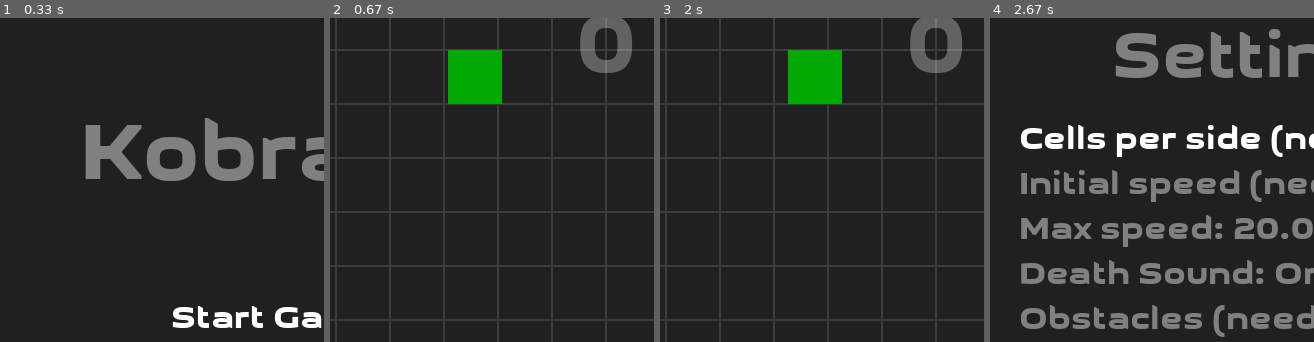
Above: before the commit, frames 1-4 (left to right).
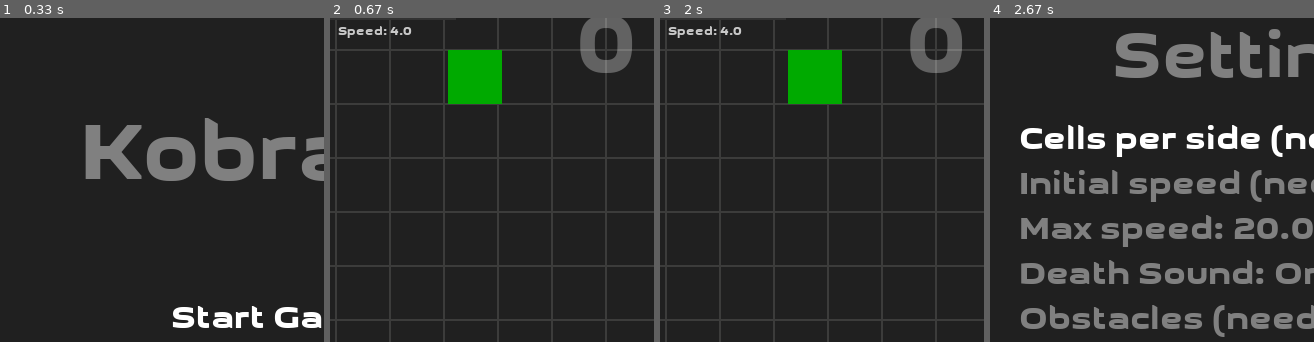
Above: after the commit, the same moments.

Repository: fossguild/naja
Game: pygame game, started from kobra.py
Same seed, same stepped clock (60 frames per second), same inputs: the game is played once before the commit and once after it.
Inputs:
- Up to frame 1 (0.33 s): no input
- Up to frame 2 (0.67 s): click "Start Game" at 0.38 s
- Up to frame 3 (2 s): hold Up 0.67-1.13 s; tap Enter at 1.67 s
- Up to frame 4 (2.67 s): tap A at 2 s; tap M at 2.33 s
The pictures show only the part of the screen within x 7-57%, y 3-53%; the shares and areas given below are measured in that part.

Frame 1 is identical in both runs. In frame 2, 0.3% of the frame differs, in the area x 2-25%, y 2-7%; in frame 3, 0.3%; in frame 4, nothing differs.

Commit message:
feat : add snake speed bar

Diff:
--- a/kobra.py
+++ b/kobra.py
@@ -514,6 +514,64 @@
     hint_rect.top = icon_y + icon_size + gap
     state.arena.blit(hint_surf, hint_rect)
 
+##
+## Draws a speed bar that shows how close to the maximum speed the player currently is
+##
+
+def draw_speed_bar(
+    state: GameState, assets: GameAssets, settings: GameSettings
+) -> None:
+    """Draw a horizontal bar showing the snake's current speed.
+
+    The bar fills proportionally based on the current snake speed.
+    It's drawn in the top-left corner for visibility and uses
+    consistent proportional scaling like other UI elements.
+
+    Args:
+        state: GameState instance
+        assets: GameAssets instance
+        settings: GameSettings instance
+    """
+    # --- Configuration ---
+    min_speed = settings.get("initial_speed")
+    max_speed = settings.get("max_speed")
+    current_speed = state.snake.speed
+
+    # --- Geometry ---
+    padding_x = int(state.width * 0.02)
+    padding_y = int(state.height * 0.02)
+    bar_width = int(state.width * 0.25)
+    bar_height = int(state.height * 0.02)
+    gap = 6  # pixels between bar and label
+
+    # --- Colors ---
+    # Bar color changes smoothly from green (slow) to red (fast)
+    ratio = (current_speed - min_speed) / (max_speed - min_speed)
+    ratio = max(0, min(ratio, 1))
+    bar_color = (
+        int(255 * ratio),  # Red increases with speed
+        int(255 * (1 - ratio)),  # Green decreases with speed
+        0,
+    )
+    border_color = (50, 50, 50)
+    text_color = (200, 200, 200)
+
+    # --- Bar Position ---
+    bar_x = padding_x
+    bar_y = padding_y
+
+    # --- Draw background and filled bar ---
+    pygame.draw.rect(state.arena, border_color, (bar_x, bar_y, bar_width, bar_height))
+    filled_width = int(bar_width * ratio)
+    pygame.draw.rect(state.arena, bar_color, (bar_x, bar_y, filled_width, bar_height))
+
+    # --- Draw text label below ---
+    label_text = f"Speed: {current_speed:.1f}"
+    label_surf = assets.render_custom(label_text, text_color, int(state.width / 50))
+    label_rect = label_surf.get_rect()
+    label_rect.midtop = (bar_x + bar_width // 2, bar_y + bar_height + gap)
+
+    state.arena.blit(label_surf, label_rect)
 
 def draw_pause_screen(state: GameState, assets: GameAssets):
     """Desenha uma sobreposição semi-transparente e o texto de pausa."""
@@ -782,6 +840,9 @@
 
         electric_walls = settings.get("electric_walls")
 
+        # Draw speed bar
+        draw_speed_bar(state, assets, settings)
+
         snake_colors = settings.get_snake_colors()
         current_head_color = snake_colors["head"]
         current_tail_color = snake_colors["tail"]
